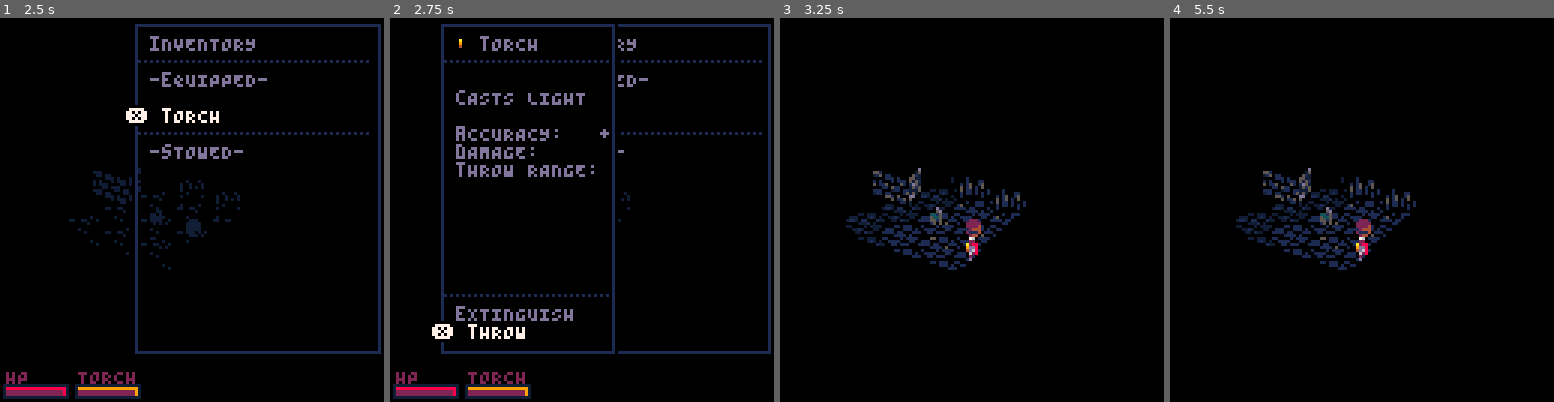
Above: before the commit, frames 1-4 (left to right).
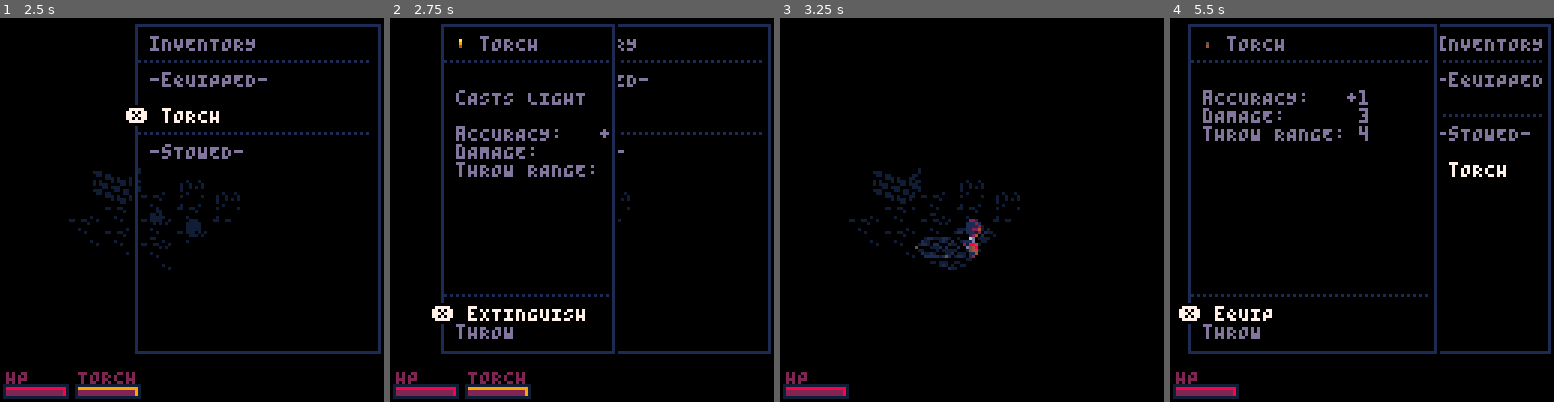
Above: after the commit, the same moments.

Repository: Woflox/intoruins
Game: PICO-8 cartridge cavedunj.p8
Two runs of this game, one before a commit and one after it. Both use one fixed random seed, a clock stepped at 60 frames per second and the inputs below.
Inputs:
- Up to frame 1 (2.5 s): tap O (Z key) at 0.33, 0.7, 1.43, 2.22 s; tap X (X key) at 1.07, 2.07, 2.4 s; hold Left 1.97-2.37 s; hold Down from 2.42 s (still down)
- Up to frame 2 (2.75 s): keep holding Down; tap X (X key) at 2.73 s
- Up to frame 3 (3.25 s): release Down at 2.82 s; hold Right from 2.87 s (still down); tap X (X key) at 3.07 s; tap O (Z key) at 3.1 s
- Up to frame 4 (5.5 s): tap X (X key) every 0.33 s from 3.4 to 5.4 s; release Right at 3.53 s; hold Up 3.58-4.08 s; tap O (Z key) at 3.98, 4.87 s; hold Right 4.13-4.53 s; hold Down 4.58-5.08 s; hold Left from 5.13 s (still down)

Frame 1 is identical in both runs. In frame 2, 1.4% of the frame differs, in the area x 10-51%, y 74-85%; in frame 3, 4.2%; in frame 4, 12%, in the area x 0-100%, y 1-100%.

Commit message:
WIP jumping down holes

Diff:
--- a/cavedunj.p8
+++ b/cavedunj.p8
@@ -50,7 +50,7 @@
 mushdeath=w01r_
 brazierdeath=w33r_
 propdeath=w11r_
-fall=wv0000c00r_
+fall=wv0v0v0v0cv0cv0cvor_
 130=n:tORCH,var:item,slot:wpn,dmg:3,atk:1,lit:t,throw:4,light:4,id:t
 132=n:sPEAR,var:item,slot:wpn,dmg:3,atk:1,pierce:t,throwatk:2,throw:8
 133=n:rAPIER,var:item,slot:wpn,dmg:2,atk:2,lunge:t,throw:4
@@ -313,11 +313,7 @@
 	end
 	if mode=="ui" then
 		if btnp(🅾️) then
-			deli(diags)
-			if #diags==0 then
-				setmode"play"
-				return
-			end
+			if (popdiag())	return
 		end
 		uitrans*=0.33
 		for i,d in ipairs(diags) do
@@ -352,6 +348,14 @@
 	inputblocked=false
 end
 
+function popdiag()
+	deli(diags)
+	if #diags==0 then
+		setmode"play"
+		return true
+	end
+end
+
 function drawbar(ratio,label,x,y,col1,col2)
  ?label,x-1,y-7,0
  ?label,x,y-6,col1
@@ -396,7 +400,7 @@
 end
 
 function getindex(cur,maxind)
-	return focus and
+	return focus and not inputblocked and
 												(cur+tonum(btnp(⬇️))-
 													tonum(btnp(⬆️))+
 												maxind-1)%maxind+1
@@ -487,11 +491,28 @@
   "tHROW"})
  do
  	if listitem(action) then
- 	 diags,mode,skipturn,waitforanim=
- 	 {},"play",true,true
+ 	 popdiag()popdiag()
+ 	 skipturn,waitforanim=
+ 	 true,true
  		selitem[action]()
  	end
  end
+end
+
+function confirmjump()
+	frame(32,gettrans(34,41.5),96,gettrans(34,79.5),rect)
+	menuindex=getindex(menuindex,2)
+	?"\fd  tHE HOLE OPENS\n  UP BELOW YOU\n"
+
+	if listitem("jUMP DOWN") then
+	 popdiag()
+	 move(player,playerdst)
+	 setanim(player,"fall")
+	 calclight()
+	 sfx(24)
+	elseif listitem("dON'T JUMP") then
+	 popdiag()
+	end
 end
 
 function dialog(func)
@@ -1565,33 +1586,35 @@
 		turn(⬇️,3)
 
 		playerdst=ent.pos+adj[playerdir]
-		if btnp(⬆️) and
-		   canmove(ent,playerdst) then
-			move(ent,playerdst,true)
-
-			local dsttile=gettile(playerdst)
-
-			if player.tl==dsttile then
-				if dsttile.item then
-					pickup(dsttile.item)
+		local dsttile=gettile(playerdst)
+		if btnp(⬆️) then
+		 if canmove(ent,playerdst) then
+				move(ent,playerdst,true)
+
+				if player.tl==dsttile then
+					if dsttile.item then
+						pickup(dsttile.item)
+					end
+
+					if dsttile.typ==tlonggrass then
+					 sfx(37)
+					elseif dsttile.typ==tshortgrass or
+												dsttile.typ==tflatgrass then
+						sfx(10)
+					elseif dsttile.typ==txbridge or
+												dsttile.typ==tybridge then
+						sfx(38)
+					elseif dsttile.typ==40 then
+						sfx(43)--bonez
+						aggro(playerdst)
+					else
+						sfx(35)
+					end
 				end
-
-				if dsttile.typ==tlonggrass then
-				 sfx(37)
-				elseif dsttile.typ==tshortgrass or
-											dsttile.typ==tflatgrass then
-					sfx(10)
-				elseif dsttile.typ==txbridge or
-											dsttile.typ==tybridge then
-					sfx(38)
-				elseif dsttile.typ==40 then
-					sfx(43)--bonez
-					aggro(playerdst)
-				else
-					sfx(35)
-				end
-			end
-			return true
+				return true
+			elseif dsttile.typ==thole then
+				dialog(confirmjump)
+			end
 		end
 		return
 	elseif ent.ai and ent.canact and
@@ -1751,11 +1774,11 @@
 			if splitpos then
 				ent.hp/=2
 				local newent=create(ent.typ,splitpos,ent.behav,ent.group)
-			 newent.hp=ent.hp
 			 for k,v in pairs(ent.statuses) do
 			 	newent.statuses[k]={unpack(v)}
 			 end
-			 newent.renderpos=ent.renderpos
+			 newent.renderpos,newent.hp,newent.xfacing=
+			 ent.renderpos,ent.hp,ent.xfacing
 				setanim(newent,"esplit")
 			end
 		end
